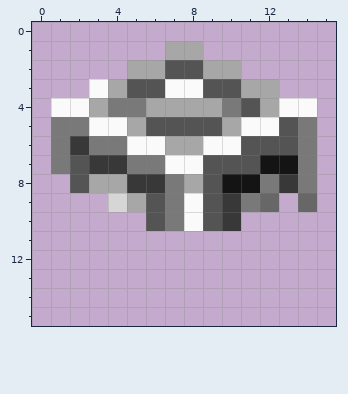
A pixel-art sprite gets an edit: assets/spellvox/textures/custom/items/dyeable/mechbox_accent.png. The picture above was drawn from the file before the commit.
The file is 16x16 pixels. Colours within 5 levels of each other are drawn and written as one.
After:
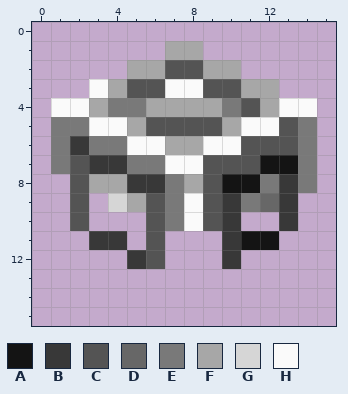
Palette (. is transparent): A #141414  B #383838  C #545454  D #676767  E #797979  F #a7a7a7  G #d6d6d6  H #fafafa
The exact change:
The edit adds colour A in row 11 at x 11 to 12.
The edit adds colour B in rows 9 to 10 at x 13; in row 11 at x 3 to 4 and 10; in row 12 at x 5 and 10.
The edit adds colour C in rows 9 to 10 at x 2; in rows 11 to 12 at x 6.
Colour D is removed in row 9 at x 14.
Pixel boxes of the changes (left, top, right, bottom) in both pictures:
changed: (70, 193, 317, 269)
